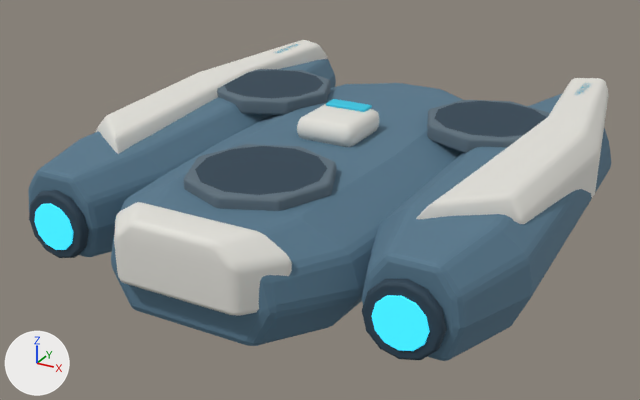
The glTF model space-battleship/dev/toon_ship/hulls/destroyer.glb as it was, and as the next commit left it.
Camera for both pictures: a camera (50 mm lens) standing at (3.99, -7.78, 3.47) and looking at (-0.11, -0.33, -0.26). The lights are fixed; the arrows at lower left show +X, +Y and +Z. The first picture is the older version. Where no turn or scale is listed for an object, it has been applied to the vertices. Vertices at exactly the same position are counted once.

Objects in the first picture: 'Engine01Mesh', 'Engine02Mesh', 'HullArmor'.
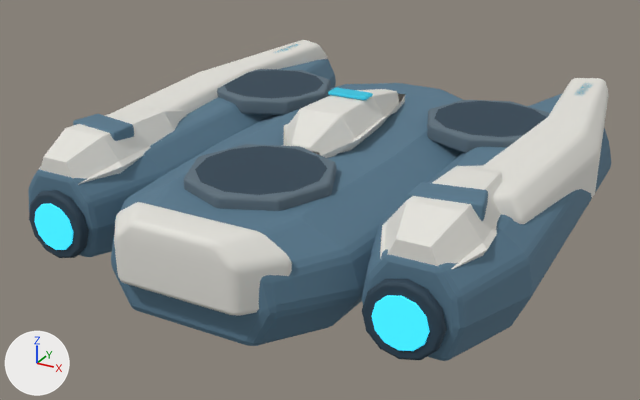
Boxes (x1, y1, x2, y2) around the edits, measured in the pictures (640 x 400 px):
part 1 of me_aftcap, added
    after: (281, 89, 405, 158)
part 2 of me_aftcap, added
    after: (38, 106, 188, 185)
part 3 of me_aftcap, added
    after: (380, 165, 502, 269)
part 4 of me_aftcap, added (blue)
    after: (73, 114, 134, 141)
part 5 of me_aftcap, added (blue)
    after: (407, 182, 488, 221)
part 6 of me_aftcap, added
    after: (328, 87, 373, 100)
part 7 of me_aftcap, deleted
    before: (326, 99, 372, 112)
part 8 of me_aftcap, deleted
    before: (297, 104, 379, 147)

Edits to the bpy script that builds the scene:
```text
Change me_aftcap:
    used by ob_hullarmor; location = (0.0, 0.0, 0.0)
    remove me_aftcap.from_pydata(...)  # 1610 vertices, 3156 faces; spans x -2.49..2.49, y -2.93..2.79, z -0.53..0.69
    add me_aftcap.from_pydata(...)  # 2214 vertices, 4348 faces; spans x -2.49..2.49, y -2.93..2.79, z -0.53..0.81
    me_aftcap part 1: a new loose piece of 208 vertices spanning x -0.42..0.42, y -0.91..1.13, z 0.26..0.78, in mat_protoivory (white #e5e3dd)
    me_aftcap part 2: a new loose piece of 176 vertices spanning x -2.21..-1.33, y -2.32..-0.44, z 0.24..0.7, in mat_protoivory (white #e5e3dd)
    me_aftcap part 3: a new loose piece of 176 vertices spanning x 1.33..2.21, y -2.32..-0.44, z 0.24..0.7, in mat_protoivory (white #e5e3dd)
    me_aftcap part 4: a new loose piece of 56 vertices spanning x -2.09..-1.49, y -1.82..-1.42, z 0.54..0.71, in mat_protohullblue (blue #57798e)
    me_aftcap part 5: a new loose piece of 56 vertices spanning x 1.49..2.09, y -1.82..-1.42, z 0.54..0.71, in mat_protohullblue (blue #57798e)
    me_aftcap part 6: a new loose piece of 44 vertices spanning x -0.22..0.22, y 0.03..0.22, z 0.77..0.81, in mat_protocyan (cyan #2cadc7, glowing dark cyan #156373)
    me_aftcap part 7: the loose piece of 56 vertices spanning x -0.23..0.23, y 0.01..0.19, z 0.66..0.69 is deleted
    me_aftcap part 8
    56 vertices are removed from x -0.33..0.33, y -0.48..0.24, z 0.4..0.66
    108 faces are deleted
```
